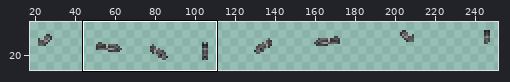
Sprite sheet: Resources/AwesomeGuns/Weapons/MACHINE_PISTOL/Handobs.gif. Above: a wide view before the commit, with the close-up outlined.
Close-up. Before the commit:
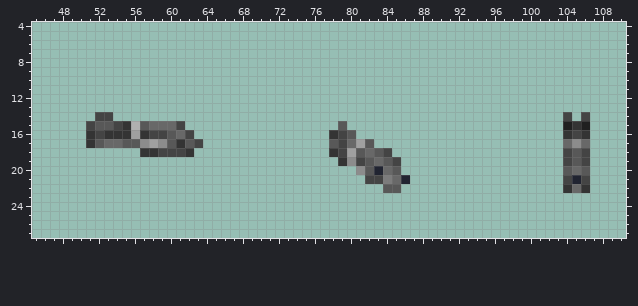
The file is 256x40 pixels. Shown: x 45..110, y 4..27. The wide view leaves out empty margins. The commit also changed other parts of the picture, which this record leaves out.
The same view after the edit:
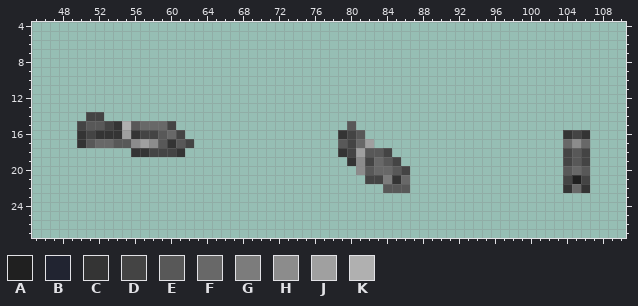
Palette (. is transparent): A #202020  B #212431  C #343434  D #444444  E #585858  F #686868  G #7c7c7c  H #8c8c8c  J #a0a0a0  K #b0b0b0
The exact change:
Colour B gives way to colour A in row 21 at x 105.
The edit adds colour C in rows 16 to 17 at x 50; in row 18 at x 56.
Colour D gives way to colour C in row 15 at x 54; in row 16 at x 52 and 79; in row 18 at x 61 and 79.
Colour E gives way to colour C in row 17 at x 60.
Colour F gives way to colour C in row 21 at x 85.
Colour H gives way to colour C in row 19 at x 80.
Colour J gives way to colour C in row 16 at x 56.
The edit adds colour D in row 14 at x 51; in row 15 at x 50; in row 20 at x 86.
Colour C gives way to colour D in row 16 at x 51 and 57; in row 18 at x 58.
Colour E gives way to colour D in row 15 at x 53; in row 16 at x 80; in row 17 at x 62; in row 19 at x 82.
Colour F gives way to colour D in row 15 at x 60; in row 16 at x 61; in row 17 at x 80.
Colour J gives way to colour D in row 18 at x 80.
The edit adds colour E in row 15 at x 80; in row 16 at x 81; in row 22 at x 86.
Colour C gives way to colour E in row 17 at x 51 and 61.
Colour D gives way to colour E in row 15 at x 51; in row 16 at x 59; in row 17 at x 79.
Colour F gives way to colour E in row 17 at x 54; in row 18 at x 82.
Colour H gives way to colour E in row 17 at x 59.
Colour K gives way to colour E in row 15 at x 56.
Colour B gives way to colour F in row 20 at x 83; in row 21 at x 86.
Colour E gives way to colour F in row 15 at x 57; in row 16 at x 60; in row 17 at x 52.
Colour J gives way to colour F in row 17 at x 81.
Colour D gives way to colour H in row 19 at x 81.
Colour E gives way to colour H in row 17 at x 56.
Colour J gives way to colour H in row 17 at x 58.
Colour C gives way to colour J in row 16 at x 55.
Colour E gives way to colour J in row 17 at x 82; in row 18 at x 81.
Colour H gives way to colour J in row 17 at x 57.
Colour C gives way to colour K in row 15 at x 55.
The author cleared colour A in row 15 at x 104 and 106.
The author cleared colour C in row 15 at x 105; in row 16 at x 78; in row 18 at x 62 and 78; in row 19 at x 79.
The author cleared colour D in row 14 at x 53, 104 and 106; in row 15 at x 61; in row 16 at x 62; in row 17 at x 63.
The author cleared colour E in row 15 at x 79; in row 17 at x 78.
Where, in picture pixels (left, top, right, bottom), the same in both close-ups:
changed: (77, 112, 203, 157)
erased: (563, 112, 590, 130)
changed: (329, 121, 410, 193)
changed: (572, 175, 581, 184)
